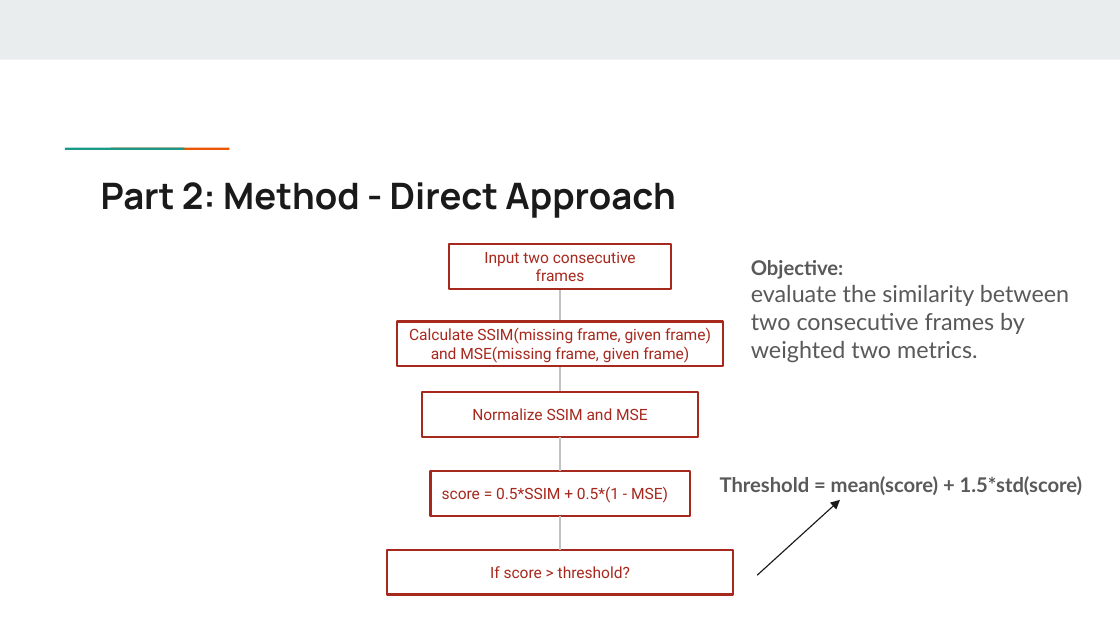
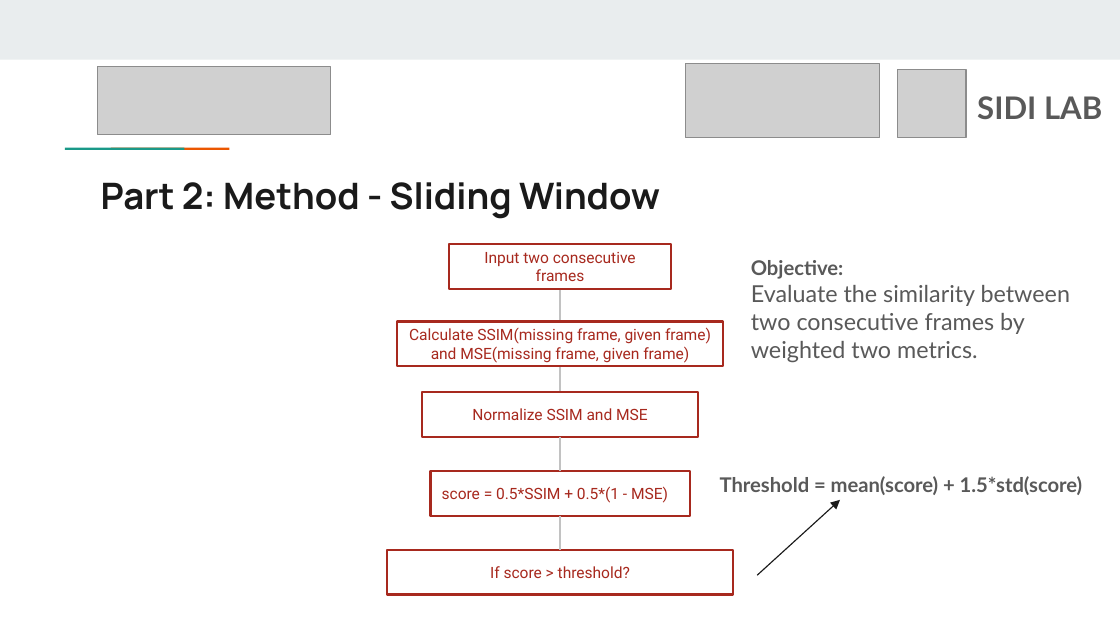
Before and after one commit to YuewanSun/Hackathon_IDETC2024, a slide deck: slide 8 of Hackathon_NIST.pptx (slide 7 before the commit). Drawn at 1120x630 pixels with LibreOffice and Linux fonts; fonts in the diff are those of the drawing; grey boxes stand for pictures. Boxes give left, top, right and bottom in pixels: in the first picture for what was removed or moved away, otherwise in the second. Text is boxed around its words. In the diff, an @@ line names an element or a change of style, - is before the commit and + after.

```diff
--- a/Hackathon_NIST.pptx
+++ b/Hackathon_NIST.pptx
@@ picture added at <box>97,67,330,136</box> @@
@@ picture added at <box>685,64,879,138</box> @@
@@ picture added at <box>898,69,967,138</box> @@
@@ text added at <box>977,96,1102,119</box>, 20 pt, text #595959, bold @@
+SIDI LAB
@@ title at <box>101,182,660,219</box>: text changed @@
-Part 2: Method - Direct Approach
+Part 2: Method - Sliding Window
@@ text at <box>751,285,1070,363</box>: text changed @@
-evaluate the similarity between two consecutive frames by weighted two metrics.
+Evaluate the similarity between two consecutive frames by weighted two metrics.
```
Also in this commit, not shown: 11 other slides changed, 2 slides added, 1 slide removed.
